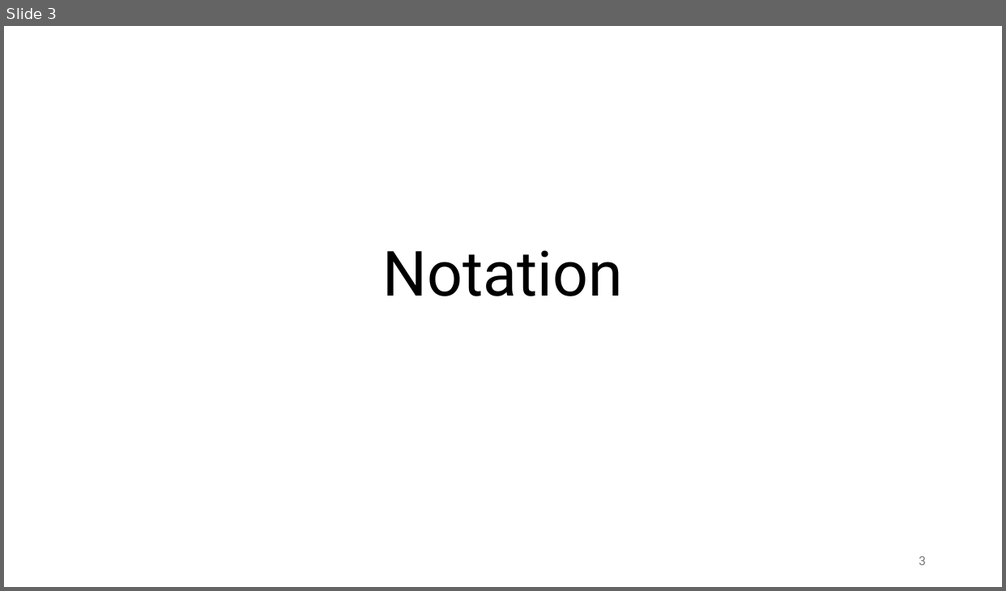
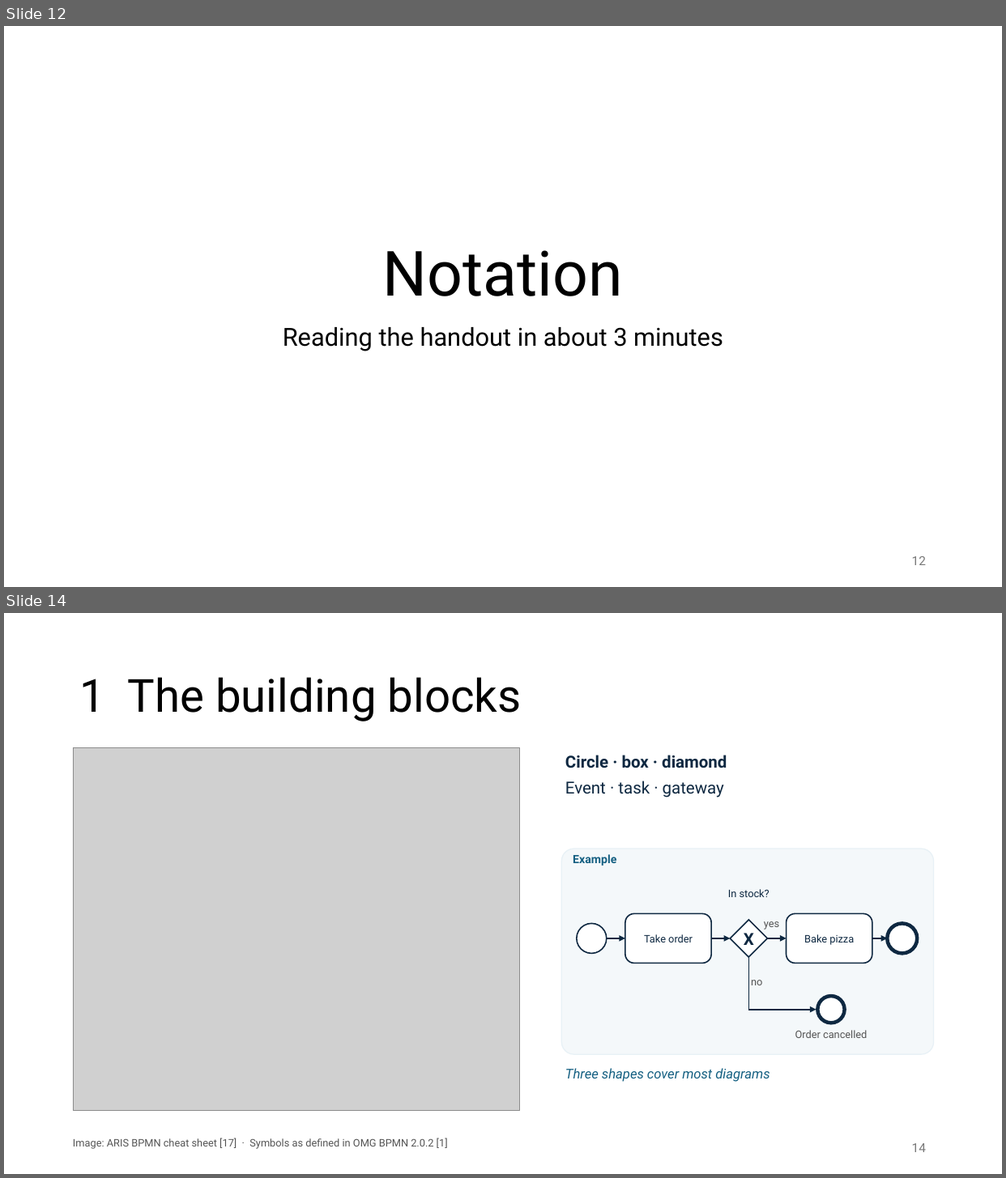
Before and after one commit to FontysVenlo/esd-2026-workshop-g03, a slide deck: BPMN Workshop.pptx. Shown one above the other, each under a label of ours: slide 3 before the commit, slides 12 and 14 after it; the slides between them are not shown. The pictures are 1006x591 and 1006x1178 pixels, drawn with LibreOffice and Linux fonts; fonts in the diff are those of the drawing; grey boxes stand for pictures. Boxes give left, top, right and bottom in pixels: in the first picture for what was removed or moved away, otherwise in the second. Text is boxed around its words. In the diff, an @@ line names an element or a change of style, - is before the commit and + after.

```diff
--- a/BPMN Workshop.pptx
+++ b/BPMN Workshop.pptx
@@ slide 14 added at [4, 613, 1002, 1174], background #FFFFFF @@
@@ title added at [80, 677, 522, 722], 44 pt, text #000000 @@
+1 The building blocks
@@ picture added at [73, 747, 520, 1111] @@
@@ text added at [565, 755, 727, 798], 16 pt, text #0E2841, bold @@
+Circle · box · diamond
+Event · task · gateway
@@ rounded rectangle added at [562, 849, 934, 1054], fill #F4F8FA, outline #E8F1F6 1 pt @@
@@ text added at [573, 854, 616, 866], 11 pt, text #156082, bold @@
+Example
@@ text added at [728, 889, 769, 897], 10 pt, text #0E2841 @@
+In stock?
@@ ellipse added at [577, 924, 607, 954], fill #FFFFFF, outline #0E2841 1.25 pt @@
@@ rounded rectangle added at [625, 914, 711, 964], fill #FFFFFF, outline #0E2841 1.25 pt, 10 pt, text #0E2841 @@
+Take order
@@ diamond added at [731, 920, 768, 957], fill #FFFFFF, outline #0E2841 1.25 pt, 16 pt, text #0E2841, bold @@
+X
@@ text added at [764, 922, 779, 930], 10 pt, text #555555 @@
+yes
@@ rounded rectangle added at [786, 914, 872, 964], fill #FFFFFF, outline #0E2841 1.25 pt, 10 pt, text #0E2841 @@
+Bake pizza
@@ ellipse added at [888, 924, 918, 954], fill #FFFFFF, outline #0E2841 3.5 pt @@
@@ arrow added from (607, 939) to (625, 939), #0E2841 1.25 pt @@
@@ arrow added from (711, 939) to (731, 939), #0E2841 1.25 pt @@
@@ arrow added from (768, 939) to (786, 939), #0E2841 1.25 pt @@
@@ arrow added from (872, 939) to (888, 939), #0E2841 1.25 pt @@
@@ line added from (749, 957) to (749, 1010), #0E2841 1.25 pt @@
@@ text added at [751, 980, 762, 986], 10 pt, text #555555 @@
+no
@@ ellipse added at [818, 996, 845, 1023], fill #FFFFFF, outline #0E2841 3.5 pt @@
@@ arrow added from (749, 1010) to (816, 1010), #0E2841 1.25 pt @@
@@ text added at [795, 1030, 867, 1038], 10 pt, text #555555 @@
+Order cancelled
@@ text added at [565, 1068, 769, 1082], 13 pt, text #156082, italic @@
+Three shapes cover most diagrams
@@ text added at [73, 1138, 448, 1149], 10 pt, text #555555 @@
+Image: ARIS BPMN cheat sheet [17] · Symbols as defined in OMG BPMN 2.0.2 [1]
@@ page number added at [912, 1144, 926, 1152], 12 pt, text #797979 @@
+14
@@ what was slide 3 is now slide 12 @@
@@ slide 12 changed as well @@
@@ subtitle added at [283, 327, 723, 352], 24 pt, text #000000 @@
+Reading the handout in about 3 minutes
@@ page number at [912, 557, 926, 565]: text changed @@
-3
+12
```
Also in this commit, not shown: 7 other slides changed, 33 other slides added, 17 slides removed, 12 other files.
